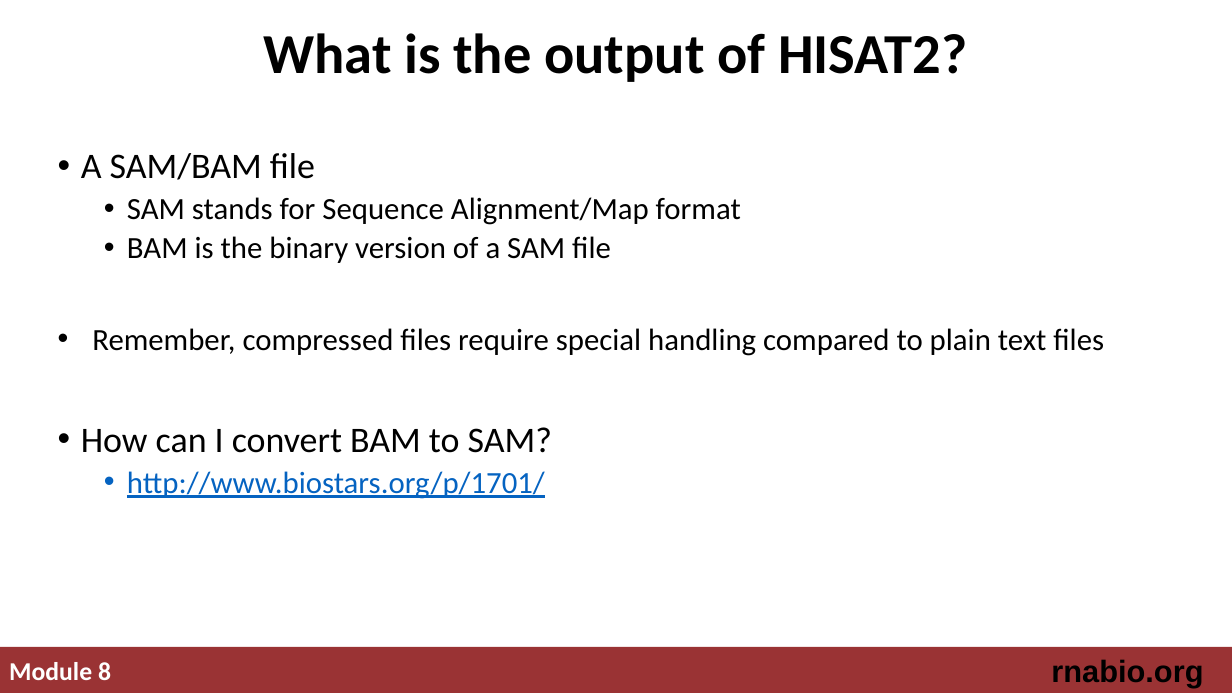
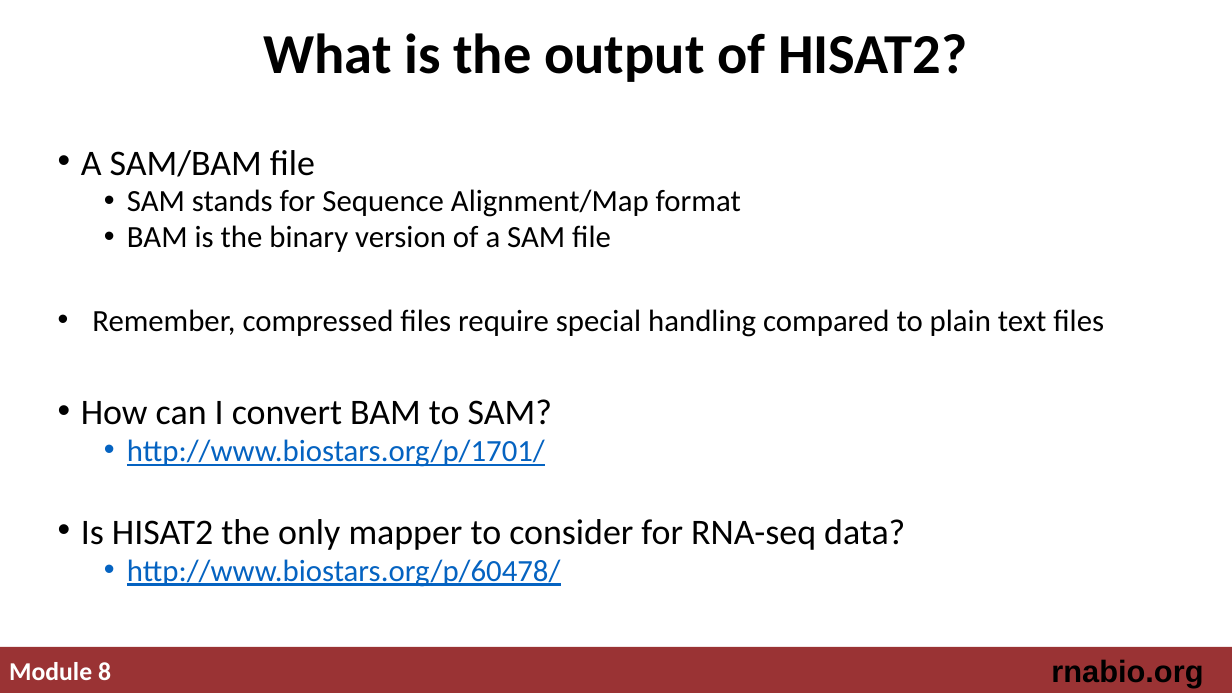
Before and after one commit to griffithlab/rnabio.org, a slide deck: slide 15 of assets/lectures/cbw-cshl/2019/mini/RNASeq_MiniLecture_08_01_Alignment.pptx. Drawn at 1232x693 pixels with LibreOffice and Linux fonts; fonts in the diff are those of the drawing. Boxes give left, top, right and bottom in pixels: in the first picture for what was removed or moved away, otherwise in the second. Text is boxed around its words. In the diff, an @@ line names an element or a change of style, - is before the commit and + after.

```diff
--- a/assets/lectures/cbw-cshl/2019/mini/RNASeq_MiniLecture_08_01_Alignment.pptx
+++ b/assets/lectures/cbw-cshl/2019/mini/RNASeq_MiniLecture_08_01_Alignment.pptx
@@ text at [81,150,1104,467]: line spacing 0.9 to 0.8 @@
@@ text at [81,519,905,587]: paragraphs added @@
+• Is HISAT2 the only mapper to consider for RNA-seq data?
+  • http://www.biostars.org/p/60478/
```
Also in this commit, not shown: 5 other slides changed, 4 other files.
